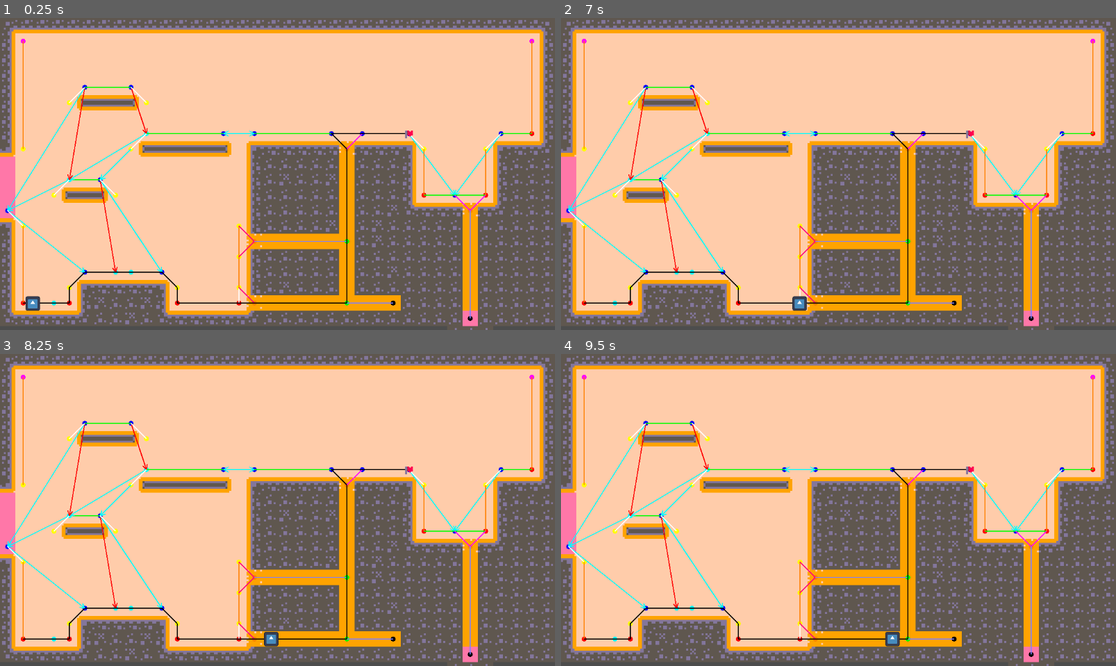
Above: before the commit, frames 1-4 (two rows, left to right).
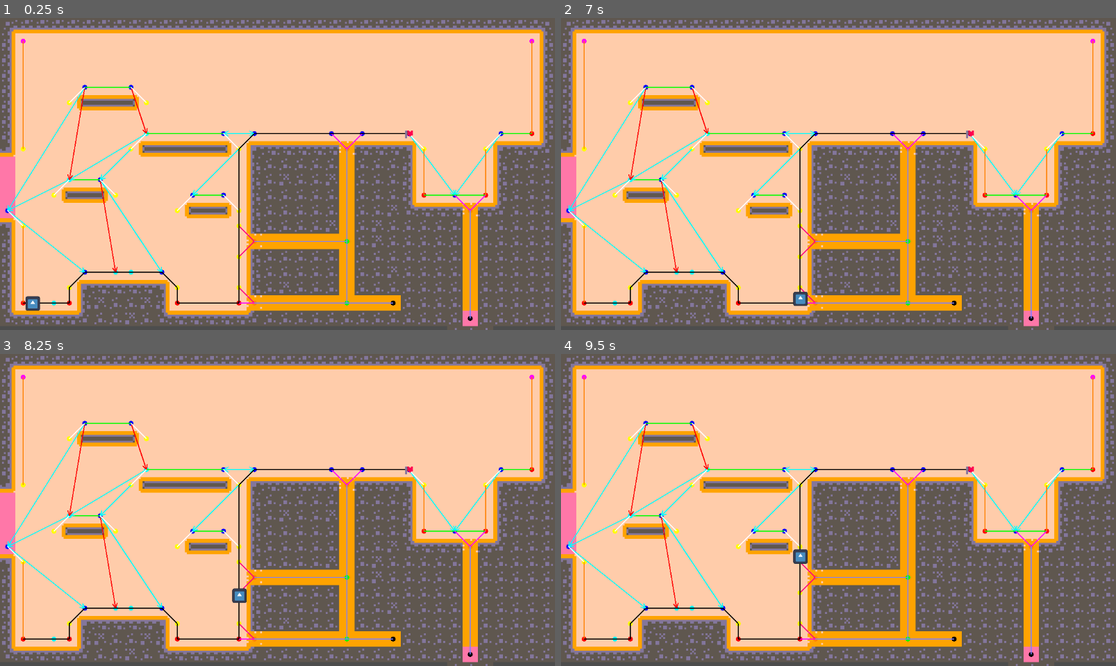
Above: after the commit, the same moments.

Repository: marolmmar1/TFG
Game: Godot game, scene res://Develop/Bioma.tscn
Two runs of this game, one before a commit and one after it. Both use one fixed random seed, a clock stepped at 60 frames per second and the inputs below. The engine's default icon, where the game draws it, is replaced by a stand-in: a white triangle on a blue panel in a dark square.
Inputs:
- Up to frame 1 (0.25 s): no input
- Up to frame 2 (7 s): tap Enter at 2 s; tap Space at 5 s
- Up to frame 3 (8.25 s): no input
- Up to frame 4 (9.5 s): no input

The runs differ from the first frame. In frame 1, 1.0% of the frame differs, in the area x 31-63%, y 36-92%; in frame 2, 1.1%; in frame 3, 1.2%, in the area x 31-63%, y 36-94%; in frame 4, 1.2%.

Commit message:
fixed some issues with the Astar graph nodes and links

Diff:
--- a/AStar/link_helper.gd
+++ b/AStar/link_helper.gd
@@ -62,17 +62,18 @@
 	var direction = Vector2i(0, 1 if node_b.y > node_a.y else -1)
 
 	# Check all tiles between node_a and node_b
+	# We allow a small amount of inconsistency for floating platforms and such
+	var accumulated_inconsistency = 0
 	var current = node_a + direction
 	while current != node_b:
 		# Check if the current tile itself is terrain
 		if tmhelper.is_terrain(current):
 			return false  # Terrain in the straight line between nodes
 
-		# Check if the side (left or right) has terrain consistently
+		# Determine the side with terrain (left or right)
 		var left = current + Vector2i(-1, 0)
 		var right = current + Vector2i(1, 0)
 
-		# Determine the side with terrain (left or right)
 		var has_left_terrain = tmhelper.is_terrain(left) or tmhelper.is_tunnel_gate_node(left)
 		var has_right_terrain = tmhelper.is_terrain(right) or tmhelper.is_tunnel_gate_node(right)
 
@@ -91,9 +92,13 @@
 
 			if (has_left_terrain and not (node_a_has_left_terrain and node_b_has_left_terrain)) or \
 			   (has_right_terrain and not (node_a_has_right_terrain and node_b_has_right_terrain)):
+				accumulated_inconsistency += 1
+				if accumulated_inconsistency > 1:
+					return false  # Terrain side is not consistent
+		else:
+			accumulated_inconsistency += 1
+			if accumulated_inconsistency > 1:
 				return false  # Terrain side is not consistent
-		else:
-			return false  # No consistent terrain side
 
 		current += direction
 
--- a/AStar/nodes_helper.gd
+++ b/AStar/nodes_helper.gd
@@ -73,15 +73,15 @@
 	return has_above_left_non_terrain or has_above_right_non_terrain
 
 func is_wall_node(cell: Vector2i) -> bool:
-	# Check if there is terrain on either the left or right side
+
 	var left = cell + Vector2i(-1, 0)
 	var right = cell + Vector2i(1, 0)
 
 	var has_left_terrain = tmhelper.is_terrain(left)
 	var has_right_terrain = tmhelper.is_terrain(right)
 
-	# Must have terrain on either the left or right side, but not both
-	if not (has_left_terrain or has_right_terrain) or (has_left_terrain and has_right_terrain):
+	# Must have terrain on either the left or right side
+	if not (has_left_terrain or has_right_terrain):
 		return false
 
 	# Check if there is terrain on the side below or above (left or right) and non terrain in the other direction
@@ -94,6 +94,15 @@
 		var below_right = cell + Vector2i(1, 1)
 		var above_right = cell + Vector2i(1, -1)
 		if tmhelper.is_terrain(below_right) and tmhelper.is_terrain(above_right):
+			return false
+
+	# Check if there is terrain on the left and right side and also below or above those sides
+	if has_left_terrain and has_right_terrain:
+		var below_left = cell + Vector2i(-1, 1)
+		var above_left = cell + Vector2i(-1, -1)
+		var below_right = cell + Vector2i(1, 1)
+		var above_right = cell + Vector2i(1, -1)
+		if (tmhelper.is_terrain(below_left) or tmhelper.is_terrain(above_left)) and (tmhelper.is_terrain(below_right) or tmhelper.is_terrain(above_right)):
 			return false
 
 	return true
--- a/Develop/Bioma.tscn
+++ b/Develop/Bioma.tscn
@@ -300,7 +300,7 @@
 tile_set = SubResource("TileSet_h5w5i")
 rendering_quadrant_size = 12
 format = 2
-layer_0/tile_data = PackedInt32Array(1245186, 262149, 2, 124 …(7694 unchanged characters)…  0, 917517, 5, 0, 851981, 5, 0, 786445, 5, 0, 786446, 5, 0, 720910, 5, 0, 655374, 5, 0, 589838, 5, 0, 524302, 262149, 3, 458766, 5, 0, 393230, 5, 0, 327694, 5, 0, 262158, 5, 0, 196622, 5, 0, 131086, 5, 0, 65550, 5, 0, 65551, 5, 0, 131087, 5, 0, 196623, 5, 0, 262159, 5, 0, 327695, 5, 0, 393231, 5, 0, 458767, 5, 0, 524303, 327685, 3, 589839, 5, 0, 655375, 5, 0, 720911, 5, 0, 786447, 5, 0, 851983, 5, 0, 851982, 5, 0, 917518, 5, …(3593 unchanged characters)…
+layer_0/tile_data = PackedInt32Array(1245186, 262149, 2, 124 …(7694 unchanged characters)…  0, 917517, 5, 0, 851981, 5, 0, 786445, 196613, 3, 786446, 262149, 3, 720910, 5, 0, 655374, 5, 0, 589838, 5, 0, 524302, 262149, 3, 458766, 5, 0, 393230, 5, 0, 327694, 5, 0, 262158, 5, 0, 196622, 5, 0, 131086, 5, 0, 65550, 5, 0, 65551, 5, 0, 131087, 5, 0, 196623, 5, 0, 262159, 5, 0, 327695, 5, 0, 393231, 5, 0, 458767, 5, 0, 524303, 327685, 3, 589839, 5, 0, 655375, 5, 0, 720911, 5, 0, 786447, 327685, 3, 851983, 5, 0, 851982, 5, 0, 917518, 5, …(3593 unchanged characters)…
 
 [node name="AStar" type="Node2D" parent="." node_paths=PackedStringArray("tilemap")]
 script = ExtResource("3_qpv5a")
